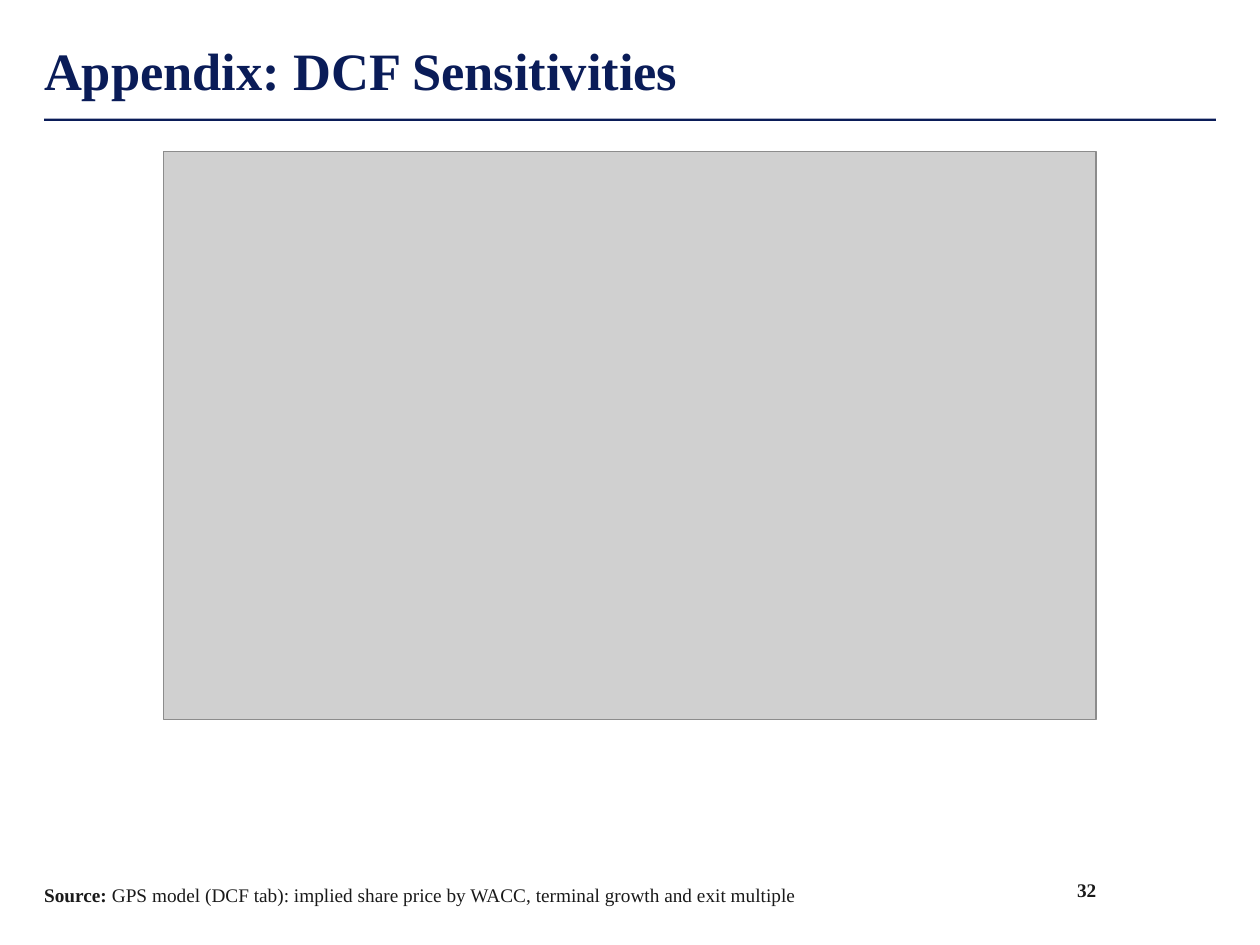
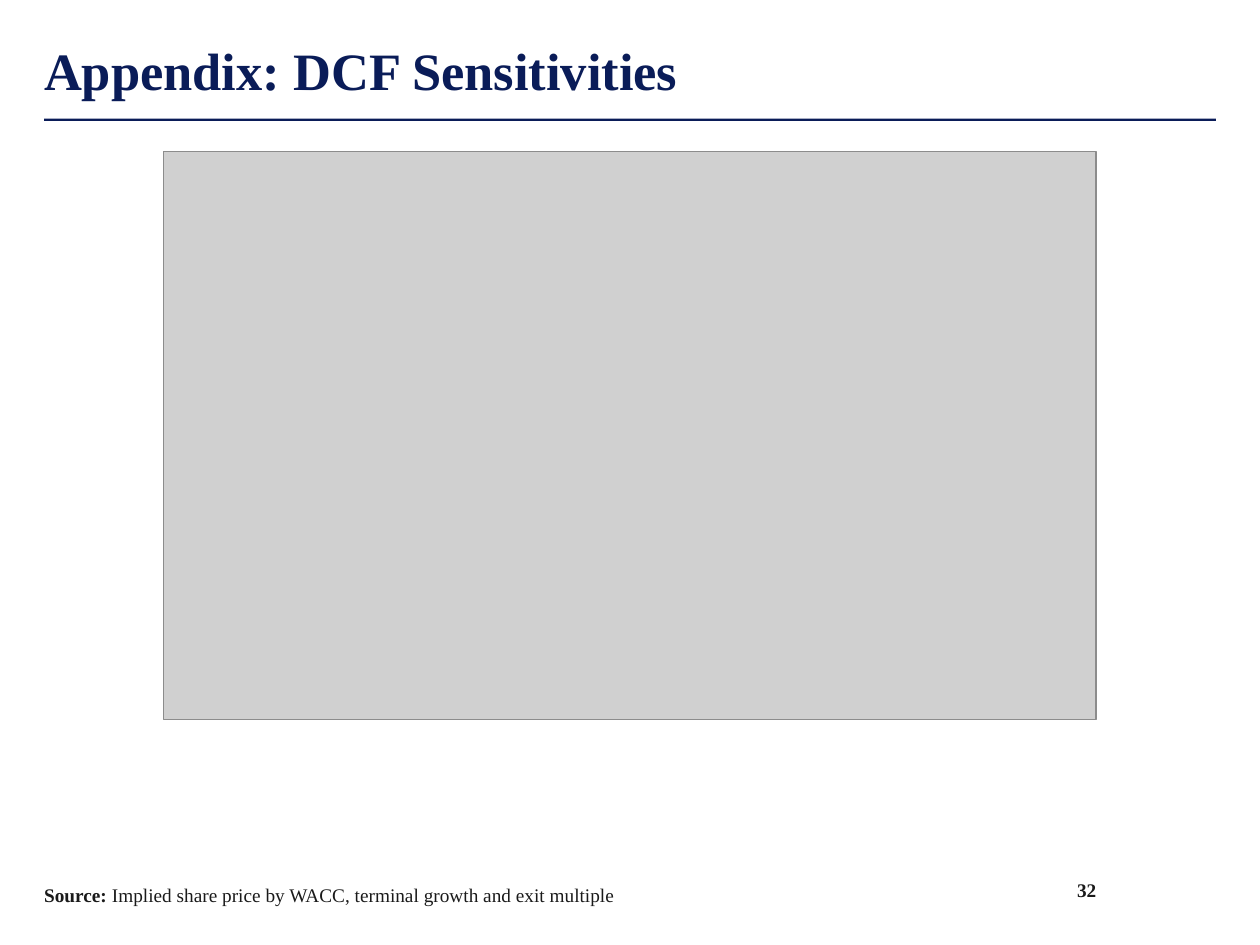
Before and after one commit to maxlsmls-dot/SPOT, a slide deck: slide 32 of deck/FTAI_Long_Pitch.pptx. Drawn at 1260x945 pixels with LibreOffice and Linux fonts; fonts in the diff are those of the drawing; grey boxes stand for pictures; background and template pictures are left out. Boxes give left, top, right and bottom in pixels: in the first picture for what was removed or moved away, otherwise in the second. Text is boxed around its words. In the diff, an @@ line names an element or a change of style, - is before the commit and + after.

```diff
--- a/deck/FTAI_Long_Pitch.pptx
+++ b/deck/FTAI_Long_Pitch.pptx
@@ text at (44,888,614,906): text changed @@
-Source: GPS model (DCF tab): implied share price by WACC, terminal growth and exit multiple
+Source: Implied share price by WACC, terminal growth and exit multiple
```
Also in this commit, not shown: 25 other slides changed, 1 other file.
